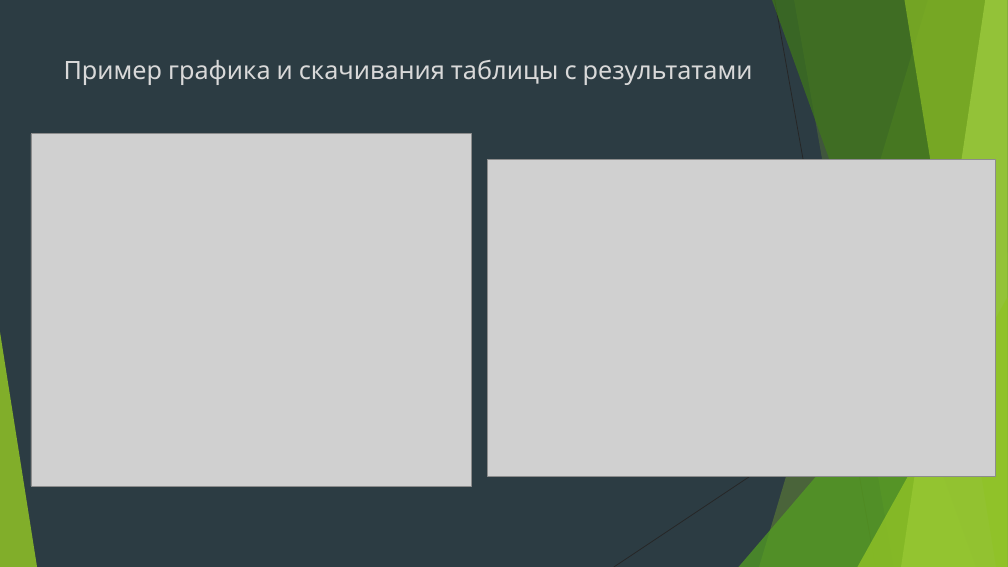
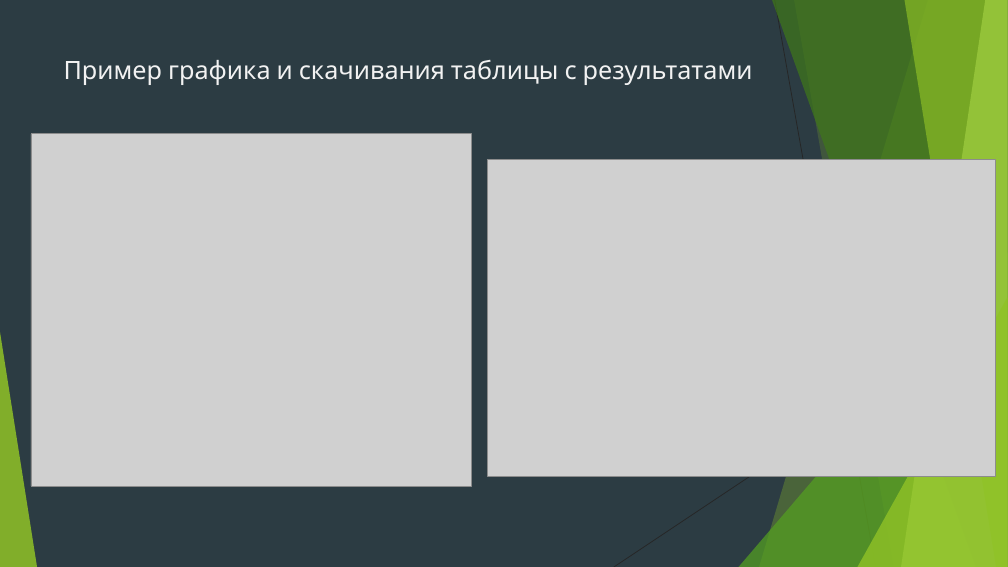
Before and after one commit to BorislavTimoshin/TaskCompletionDiary, a slide deck: slide 7 of description_project/Презентация.pptx (slide 8 before the commit). Drawn at 1008x567 pixels with LibreOffice and Linux fonts; fonts in the diff are those of the drawing; grey boxes stand for pictures. Boxes give left, top, right and bottom in pixels: in the first picture for what was removed or moved away, otherwise in the second. Text is boxed around its words. In the diff, an @@ line names an element or a change of style, - is before the commit and + after.

```diff
--- a/description_project/Презентация.pptx
+++ b/description_project/Презентация.pptx
@@ title "Пример графика и скачивания таблицы ..." at (x1=64, y1=60, x2=753, y2=85): text colour #D9D9D9 to #F2F2F2 @@
```
Also in this commit, not shown: 6 other slides changed, 1 slide added, 2 slides removed, 5 other files.
